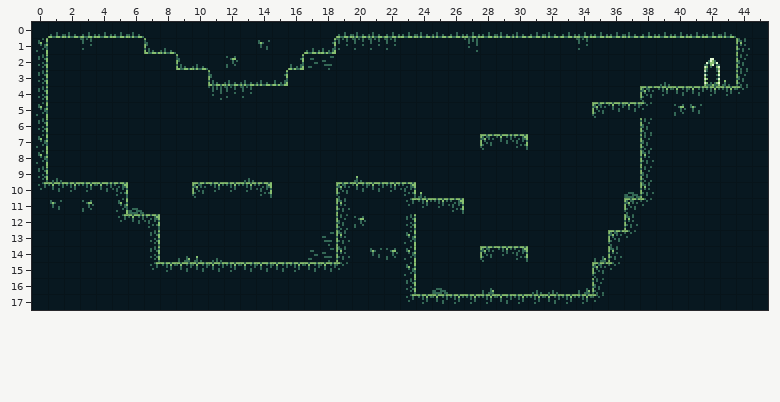
Tiled map (JSON): res/level1.tmj. This is how it looked before the edit.
Cells are 8x8 px. Shown: x 0..45, y 0..17.
And afterwards:
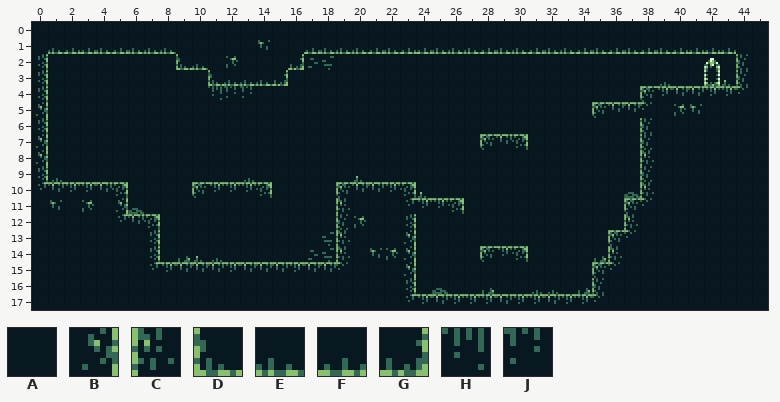
Key: from "caverns": A 0, B 6, C 8, D 10, E 11, F 12, G 13, H 22, J 23.
_ is an empty cell, . an unchanged one.
Diff:
--- layer "tiles"
@@ x 0..44 @@
- 0 .FEFFFE............FEEFFEEFFFEEFEFFFFEFFFFFE.
- 1 BAAJAAAD..........GJJJJAAAAHAAAAAAJAAAAAAAAAC
+ 0 .AAAAAA............AAAAAAAAAAAAAAAAAAAAAAAAA.
+ 1 AEFFEFEE..........EEEFEFFEEEFEEFEEFEFEFEFFFFA
